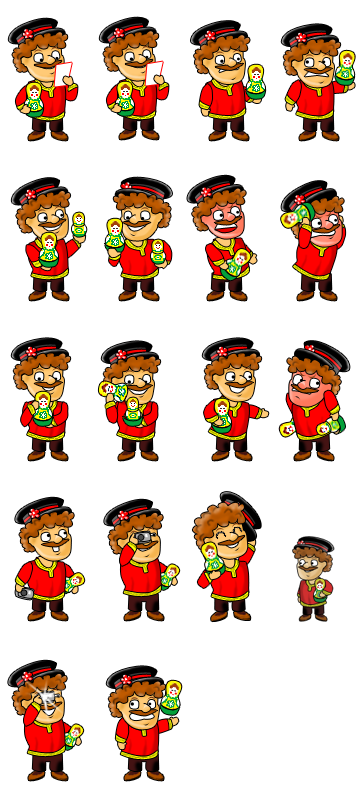
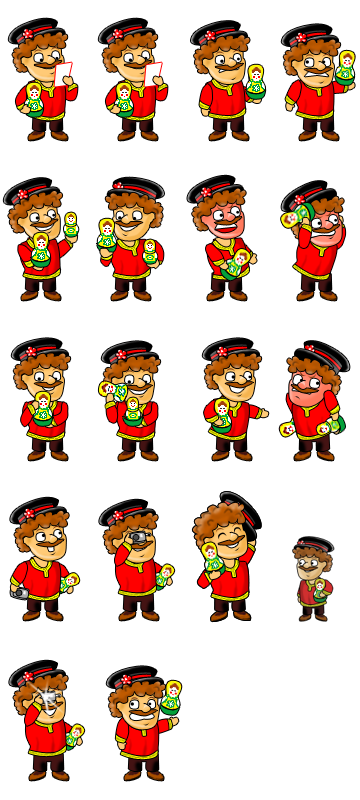
Comparing the layer stacks of the two 360×800 images. Changes:
painted on "Слой 47" over [left=2, top=16, right=262, bottom=782]
